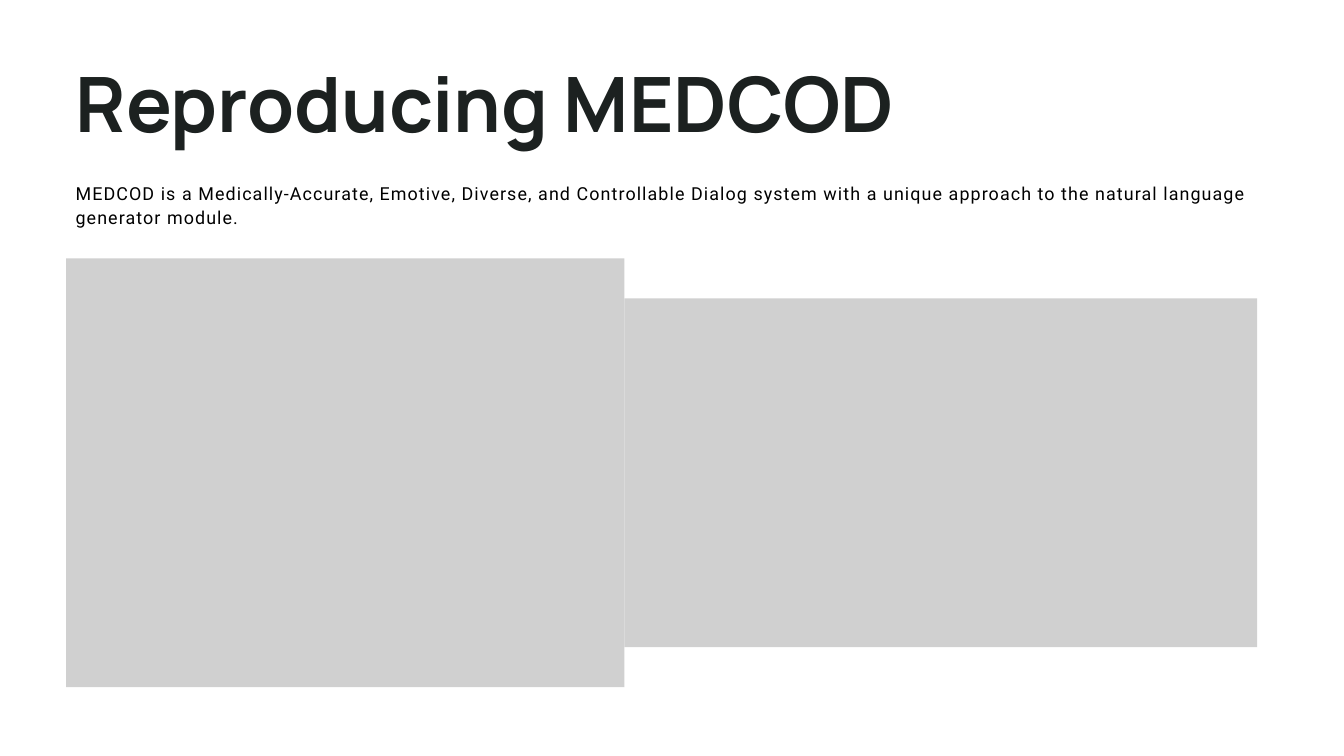
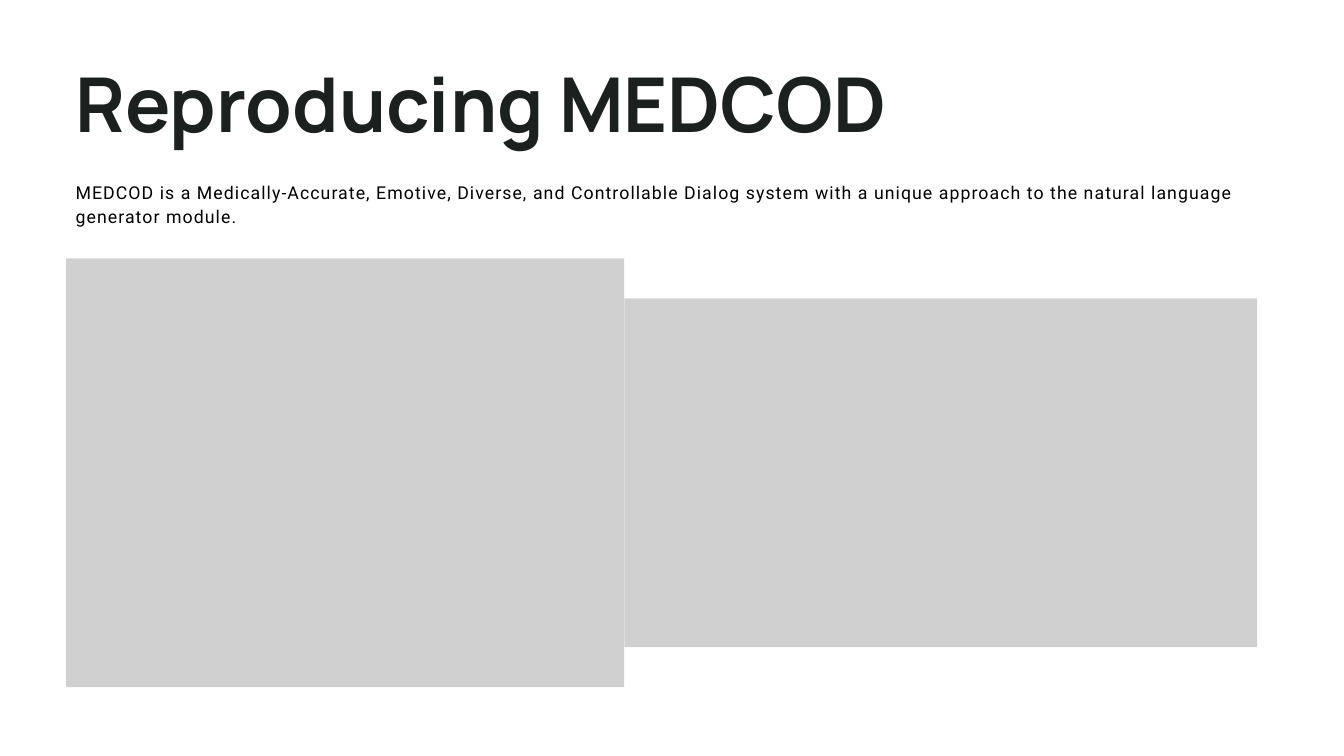
Before and after one commit to chihnara/empathetic-medchat, a slide deck: slide 2 of docs/demo.pptx. Drawn at 1344x756 pixels with LibreOffice and Linux fonts; fonts in the diff are those of the drawing; grey boxes stand for pictures. Boxes give left, top, right and bottom in pixels: in the first picture for what was removed or moved away, otherwise in the second. Text is boxed around its words. In the diff, an @@ line names an element or a change of style, - is before the commit and + after.

```diff
--- a/docs/demo.pptx
+++ b/docs/demo.pptx
@@ text "Reproducing MEDCOD" at bbox=[76, 76, 886, 151]: size 81.8 to 81 pt; line spacing 79.3pt to 79pt @@
@@ text "MEDCOD is a Medically-Accurate, Emotive, ..." at bbox=[76, 185, 1231, 227]: size 19.2 to 19 pt; line spacing 25.9pt to 25pt @@
```
Also in this commit, not shown: 9 other slides changed, 1 slide added, 2 other files.
